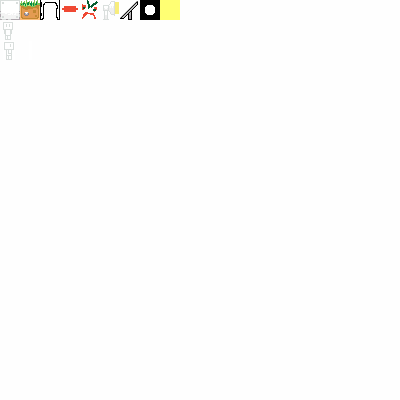
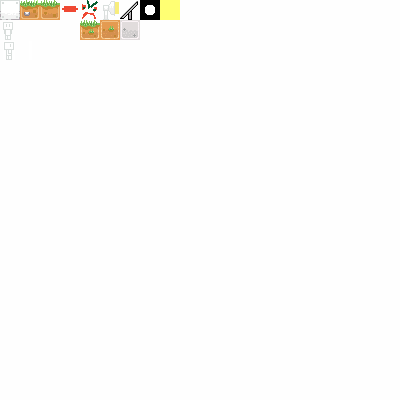
Layer changes from the first 400 × 400 image to the second:
renamed "Background" to "Layer 2", moved it above "Layer 1", painted on it over [left=20, top=0, right=140, bottom=40]
moved "Layer 1" above "Layer 0", painted on it over [left=20, top=11, right=120, bottom=40]
renamed "Ellipse 1" to "Layer 0", painted on it over [left=20, top=0, right=140, bottom=40]
